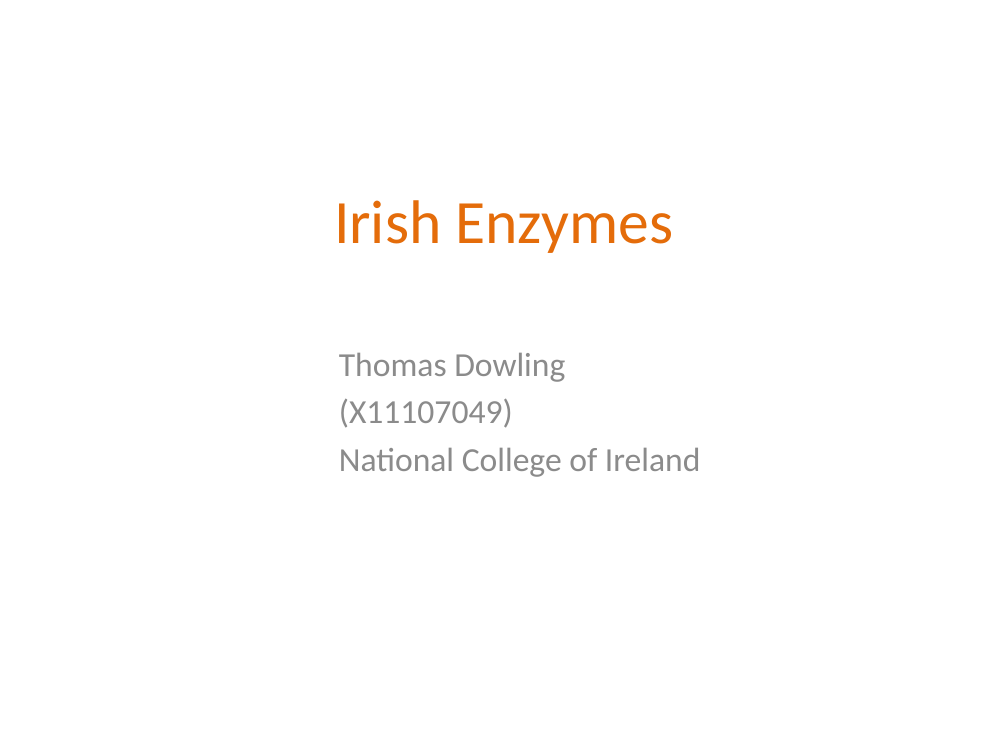
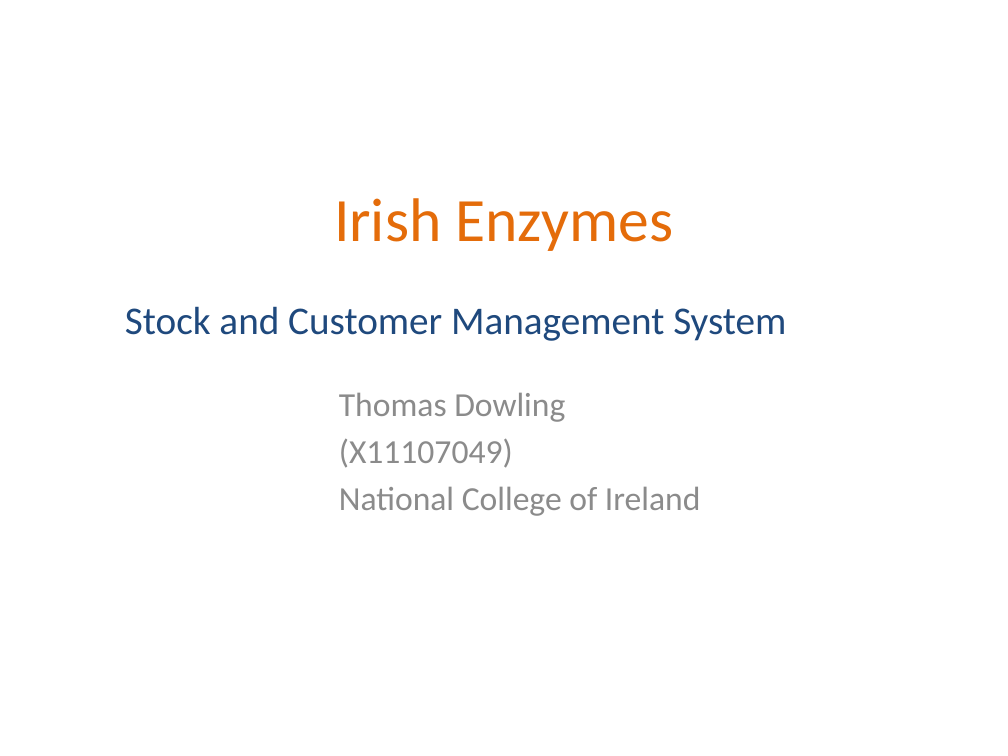
Before and after one commit to tomGdow/Web-Application_Development, a slide deck: slide 1 of tomDowling_x11107049_VisualStudio/Presentation/tomDowling_x11107049_presentaion_v3.pptx. Drawn at 1008x756 pixels with LibreOffice and Linux fonts; fonts in the diff are those of the drawing. Boxes give left, top, right and bottom in pixels: in the first picture for what was removed or moved away, otherwise in the second. Text is boxed around its words. In the diff, an @@ line names an element or a change of style, - is before the commit and + after.

Commit message:
AfterFinalUpload

```diff
--- a/tomDowling_x11107049_VisualStudio/Presentation/tomDowling_x11107049_presentaion_v3.pptx
+++ b/tomDowling_x11107049_VisualStudio/Presentation/tomDowling_x11107049_presentaion_v3.pptx
@@ text added at (125, 306, 786, 341), 28 pt, text #1F497D @@
+Stock and Customer Management System
@@ subtitle "Thomas Dowling": place and size @@
-subtitle "Thomas Dowling" at (339, 352, 701, 477)
+subtitle "Thomas Dowling" at (339, 392, 701, 516)
```
